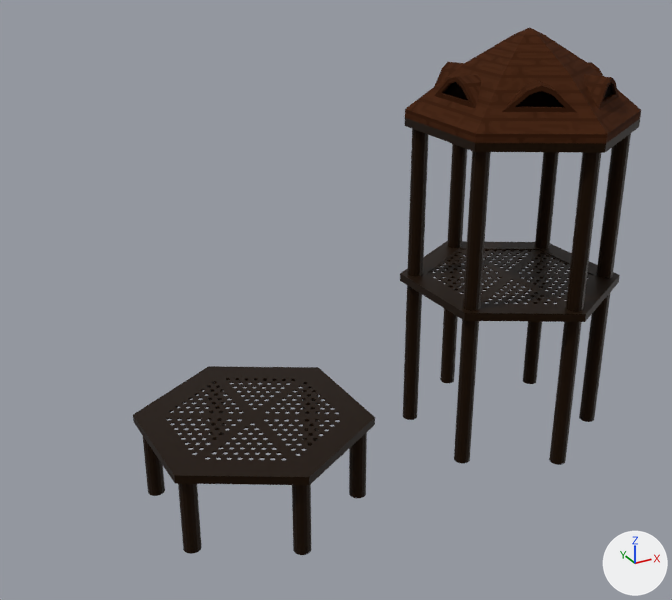
Renders of the Blender file Assets/World/Level3/Raw/structure.blend from each side of a commit.
Before and after are seen from a 50 mm camera at (-36.2, -42.9, 32.8) aimed at (-13.6, -1.7, 12.2). Lighting does not change. The marker at lower right points along +X, +Y and +Z.

The scene before the commit, as lines of its bpy script (objects in view):
```python
me_circle = bpy.data.meshes.new('Circle')
me_circle.from_pydata(...)  # 144 vertices, 54 faces; spans x -6.03..6.03, y -6.96..6.96, z 10.0..10.5
me_circle.materials.append(mat_solidmetal)
me_circle_004 = bpy.data.meshes.new('Circle.004')
me_circle_004.from_pydata(...)  # 48 vertices, 48 faces; spans x -6.03..6.03, y -6.96..6.96, z 20.0..20.5
me_circle_004.materials.append(mat_solidmetal)
me_circle_006 = bpy.data.meshes.new('Circle.006')
me_circle_006.from_pydata(...)  # 192 vertices, 102 faces; spans x -5.7..5.7, y -6.5..6.5, z 0.0..5.0
me_circle_006.materials.append(mat_solidmetal)
me_circle_007 = bpy.data.meshes.new('Circle.007')
me_circle_007.from_pydata(...)  # 48 vertices, 48 faces; spans x -6.03..6.03, y -6.96..6.96, z 4.75..5.25
me_circle_007.materials.append(mat_solidmetal)
ob_legs_short = bpy.data.objects.new('Legs_Short', me_circle_006)
ob_legs_short.location = (-18.0, 0.0, 0.0)
ob_platform_short = bpy.data.objects.new('Platform_Short', me_circle_007)
ob_platform_short.location = (-18.0, 0.0, 0.0)
ob_platform_tall = bpy.data.objects.new('Platform_tall', me_circle)
ob_platform_tall.location = (0.0, 0.0, 0.0)
ob_platform_top = bpy.data.objects.new('Platform_top', me_circle_004)
ob_platform_top.location = (0.0, 0.0, 0.0)
# also in view: 'Platform_mesh' at (0.0, 0.0, 10.4); 'Legs_Tall_2' at (0.0, 0.0, 15.5); 'Roof' at (0.0, 0.0, 23.1); 'Platform_Short_mesh' at (-18.0, 0.0, 5.2); 'Legs_Tall' at (0.0, 0.0, 5.0)
```
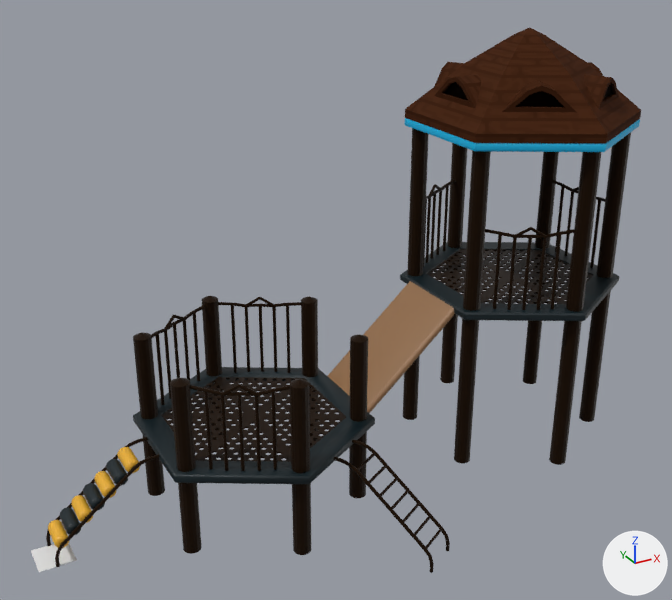
Commit message: work on structure

What differs and where, as boxes [x1, y1, x2, y2] in the pictures (672 x 600 px):
'Platform_Short', reshaped
    before: [133, 366, 375, 485]
    after: [133, 367, 375, 484]
'Legs_Short.001', added
    after: [133, 296, 368, 473]
'Platform_tall.001', added
    after: [328, 281, 454, 413]
'Platform_tall', reshaped
    before: [400, 241, 620, 322]
    after: [400, 242, 619, 321]
'Plane.004', added
    after: [48, 447, 140, 548]
'Platform_top', reshaped
    before: [405, 118, 640, 153]
    after: [405, 118, 640, 152]
'Railng.002', added
    after: [189, 384, 290, 471]
'Railng.006', added
    after: [485, 227, 575, 310]
'Plane.001', added
    after: [334, 439, 450, 573]
'Railng.001', added
    after: [218, 297, 301, 373]
'Railng', added
    after: [151, 305, 206, 405]
'Railng.004', added
    after: [423, 179, 456, 267]
'Plane.002', added
    after: [46, 437, 159, 567]
'Plane', added
    after: [31, 543, 77, 572]
'Railng.007', added
    after: [552, 180, 605, 268]
part 2 of me_circle_004, built on
    before: [405, 118, 640, 153]
    after: [405, 118, 640, 152]

The change, as a list of edits to the scene's bpy script:
```text
Add mat_plastic_2:
    mat_plastic_2 = bpy.data.materials.new('Plastic_2')
    # nodes: Attribute, BsdfPrincipled, Mix, OutputMaterial, SeparateColor
    # colours: black #00171e, cyan #00b3e7
Add mat_plastic_3:
    mat_plastic_3 = bpy.data.materials.new('Plastic_3')
    # nodes: Attribute, BsdfPrincipled, Mix, OutputMaterial, SeparateColor
    # colours: black #00171e, brown #936c48
Change me_circle:
    remove me_circle.from_pydata(...)  # 144 vertices, 54 faces; spans x -6.03..6.03, y -6.96..6.96, z 10.0..10.5
    remove me_circle.materials.append(mat_solidmetal)
    add me_circle.from_pydata(...)  # 156 vertices, 66 faces; spans x -6.03..6.03, y -6.96..6.96, z 10.0..10.5
    me_circle part 1
    6 faces are deleted
    12 vertices move from x -6.03..6.03, y -6.96..6.96, z 10.0..10.5 to x -5.93..5.93, y -6.84..6.84, z 10.0..10.5
    6 vertices are added at (-6.03, -3.48, 10.1), (0.0, -6.96, 10.1), (6.03, -3.48, 10.1), (6.03, 3.48, 10.1), (0.0, 6.96, 10.1), (-6.03, 3.48, 10.1)
    6 new vertices lie (0.0, 0.0, 0.3) away from vertices in x -6.03..6.03, y -6.96..6.96, z 10.1
    18 new faces join them
    add me_circle.materials.append(mat_plastic_2)
Change me_circle_004:
    remove me_circle_004.from_pydata(...)  # 48 vertices, 48 faces; spans x -6.03..6.03, y -6.96..6.96, z 20.0..20.5
    remove me_circle_004.materials.append(mat_solidmetal)
    add me_circle_004.from_pydata(...)  # 96 vertices, 96 faces; spans x -6.03..6.03, y -6.96..6.96, z 20.0..20.5
    me_circle_004 part 2: 42 vertices removed from x -6.03..6.03, y -6.96..6.96, z 20.0..20.5; 90 vertices added at x -6.03..6.03, y -6.96..6.96, z 20.0..20.5
    me_circle_004 part 3: the surface is now shaded smooth
    add me_circle_004.materials.append(mat_plastic_2)
Change me_circle_007:
    remove me_circle_007.from_pydata(...)  # 48 vertices, 48 faces; spans x -6.03..6.03, y -6.96..6.96, z 4.75..5.25
    remove me_circle_007.materials.append(mat_solidmetal)
    add me_circle_007.from_pydata(...)  # 72 vertices, 72 faces; spans x -6.03..6.03, y -6.96..6.96, z 4.75..5.25
    me_circle_007 part 4
    6 faces are deleted
    12 vertices move from x -6.03..6.03, y -6.96..6.96, z 4.75..5.25 to x -5.93..5.93, y -6.84..6.84, z 4.75..5.25
    18 vertices are added at x -6.03..6.03, y -6.96..6.96, z 4.78..5.22
    6 new vertices lie (0.0, 0.0, 0.3) away from vertices in x -6.03..6.03, y -6.96..6.96, z 4.85
    30 new faces join them
    add me_circle_007.materials.append(mat_plastic_2)
Add me_legs_short_005:
    me_legs_short_005 = me_legs_short_002.copy(); me_legs_short_005.name = 'Legs_Short.005'
Add me_plane_001:
    me_plane_001.from_pydata([(-1.0, -1.0, 0.0), (1.0, -1.0, 0.0), (-1.0, 1.0, 0.0), (1.0, 1.0, 0.0)], [], [(0, 1, 3, 2)])
Add ob_railng_007:
    ob_railng_007 = bpy.data.objects.new('Railng.007', me_legs_short_002)  # 160 vertices, 104 faces; spans x -5.57..-5.04, y -2.53..2.52, z 0.0..5.1
    ob_railng_007.location = (0.0, 0.0, 10.5)
    ob_railng_007.rotation_euler = (0.0, 0.0, -3.142)  # degrees (0, 0, -180)
Add ob_railng_006:
    ob_railng_006 = bpy.data.objects.new('Railng.006', me_legs_short_002)  # 160 vertices, 104 faces; spans x -5.57..-5.04, y -2.53..2.52, z 0.0..5.1
    ob_railng_006.location = (0.0, 0.0, 10.5)
    ob_railng_006.rotation_euler = (0.0, 0.0, -5.236)  # degrees (0, 0, -300)
Add ob_railng_004:
    ob_railng_004 = bpy.data.objects.new('Railng.004', me_legs_short_002)  # 160 vertices, 104 faces; spans x -5.57..-5.04, y -2.53..2.52, z 0.0..5.1
    ob_railng_004.location = (0.0, 0.0, 10.5)
    ob_railng_004.rotation_euler = (0.0, 0.0, -1.047)  # degrees (0, 0, -60)
Add ob_railng_002:
    ob_railng_002 = bpy.data.objects.new('Railng.002', me_legs_short_005)
    ob_railng_002.location = (-18.0, 0.0, 5.25)
    ob_railng_002.rotation_euler = (0.0, 0.0, -5.236)  # degrees (0, 0, -300)
Add ob_railng_001:
    ob_railng_001 = bpy.data.objects.new('Railng.001', me_legs_short_005)
    ob_railng_001.location = (-18.0, 0.0, 5.25)
    ob_railng_001.rotation_euler = (0.0, 0.0, -2.094)  # degrees (0, 0, -120)
Add ob_railng:
    ob_railng = bpy.data.objects.new('Railng', me_legs_short_005)
    ob_railng.location = (-18.0, 0.0, 5.25)
    ob_railng.rotation_euler = (0.0, 0.0, -1.047)  # degrees (0, 0, -60)
Add ob_legs_short_001:
    ob_legs_short_001 = bpy.data.objects.new('Legs_Short.001', me_circle_001)  # 198 vertices, 198 faces; spans x -5.7..5.7, y -6.5..6.5, z 0.0..5.25
    ob_legs_short_001.location = (-18.0, 0.0, 5.25)
Add ob_platform_tall_001:
    ob_platform_tall_001 = bpy.data.objects.new('Platform_tall.001', me_circle_009)  # 56 vertices, 34 faces; spans x -11.97..-6.03, y -2.48..2.48, z 4.68..10.4
    ob_platform_tall_001.location = (0.0, 0.0, 0.0)
Add ob_plane_004:
    ob_plane_004 = bpy.data.objects.new('Plane.004', me_plane_008)  # 1568 vertices, 1470 faces; spans x -11.98..-7.01, y -0.9..0.9, z 0.88..5.03; in mat_slide (orange #e7ad2d)
    ob_plane_004.location = (-18.0, 0.0, 0.0)
Add ob_plane_002:
    ob_plane_002 = bpy.data.objects.new('Plane.002', me_plane_007)  # 240 vertices, 168 faces; spans x -12.1..-6.03, y -1.1..1.1, z 0.0..5.1
    ob_plane_002.location = (-18.0, 0.0, 0.0)
Add ob_plane_001:
    ob_plane_001 = bpy.data.objects.new('Plane.001', me_plane_007.copy())
    ob_plane_001.location = (-18.0, 0.0, 0.0)
    ob_plane_001.rotation_euler = (0.0, 0.0, 2.094)  # degrees (0, 0, 120)
Add ob_plane:
    ob_plane = bpy.data.objects.new('Plane', me_plane_001)
    ob_plane.location = (-30.0, 0.0, 0.0)
```
